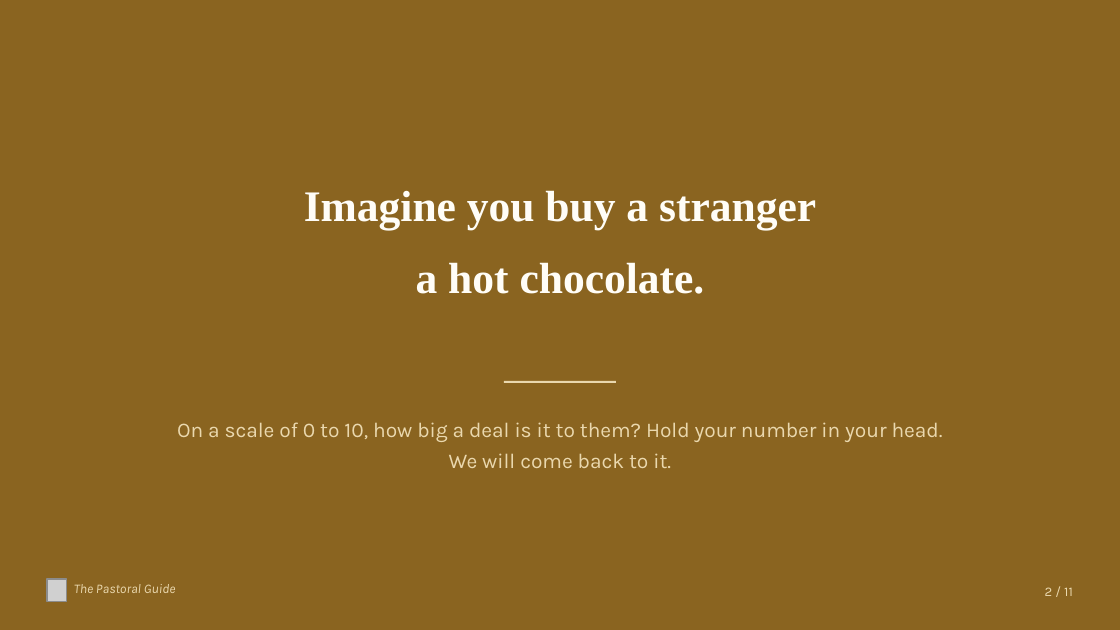
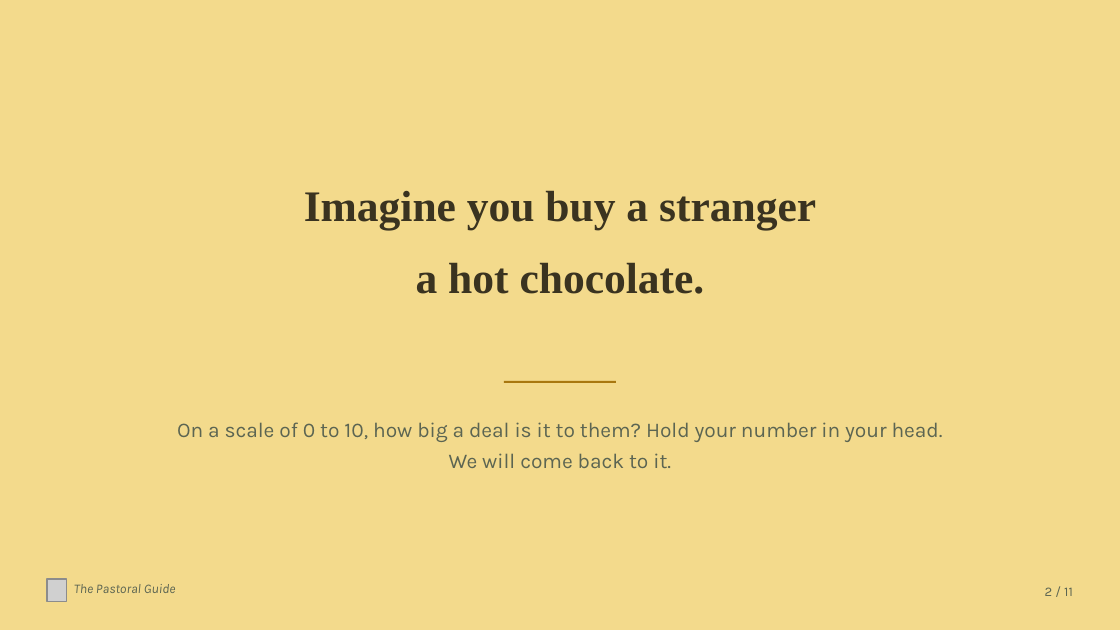
Before and after one commit to thepastoralguide/thepastoralguide.github.io, a slide deck: slide 2 of assemblies-and-events/world-kindness-day/downloads/World_Kindness_Day_Assembly.pptx. Drawn at 1120x630 pixels with LibreOffice and Linux fonts; fonts in the diff are those of the drawing; grey boxes stand for pictures. Boxes give left, top, right and bottom in pixels: in the first picture for what was removed or moved away, otherwise in the second. Text is boxed around its words. In the diff, an @@ line names an element or a change of style, - is before the commit and + after.

```diff
--- a/assemblies-and-events/world-kindness-day/downloads/World_Kindness_Day_Assembly.pptx
+++ b/assemblies-and-events/world-kindness-day/downloads/World_Kindness_Day_Assembly.pptx
@@ rectangle at (x1=0, y1=0, x2=1120, y2=629): fill #8A6420 to #F3DA8C @@
@@ text "Imagine you buy a stranger" at (x1=304, y1=190, x2=816, y2=294): text colour #FFFDF7 to #3A3320 @@
@@ rectangle at (x1=504, y1=381, x2=616, y2=383): fill #EAD8AE to #A8770F @@
@@ text colour #EAD8AE to #5C6552 in 3 elements at (x1=177, y1=422, x2=943, y2=468), (x1=74, y1=584, x2=176, y2=593), (x1=1045, y1=587, x2=1073, y2=596) @@
```
Also in this commit, not shown: 10 other slides changed, 10 other files.
